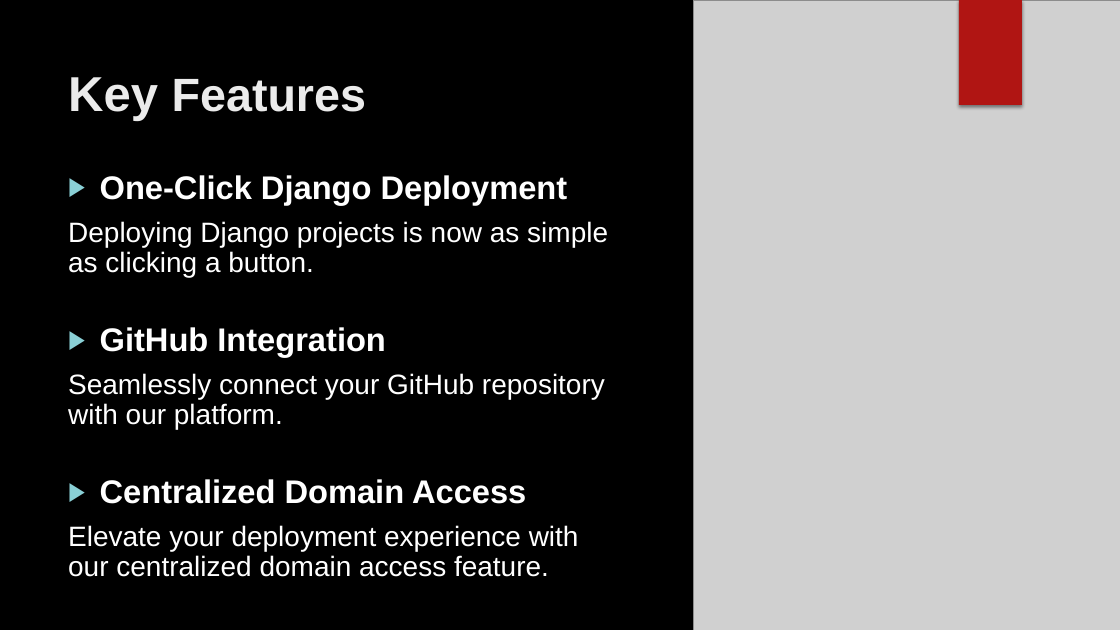
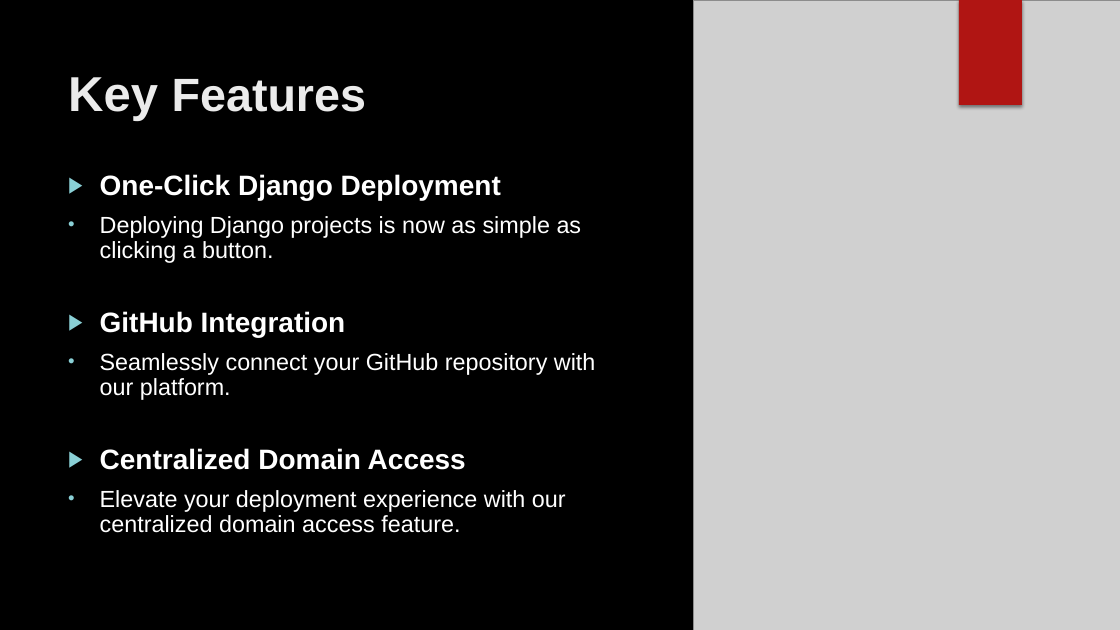
Before and after one commit to simonangel-fong/AWS_DjangoECDeployer, a slide deck: slide 3 of doc/ec-deploy.pptx. Drawn at 1120x630 pixels with LibreOffice and Linux fonts; fonts in the diff are those of the drawing; grey boxes stand for pictures; background and template pictures are left out. Boxes give left, top, right and bottom in pixels: in the first picture for what was removed or moved away, otherwise in the second. Text is boxed around its words. In the diff, an @@ line names an element or a change of style, - is before the commit and + after.

```diff
--- a/doc/ec-deploy.pptx
+++ b/doc/ec-deploy.pptx
@@ text "One-Click Django Deployment" at bbox=[100, 174, 596, 533]: size 28 to 24 pt in "One-Click Django Deployment", "GitHub Integration", "Centralized Domain Access"; size 24 to 20 pt in "Deploying Django projects is now as simple ...", "Seamlessly connect your GitHub repository with our ...", "Elevate your deployment experience with our centralized ..."; bullet none to • @@
```
Also in this commit, not shown: 8 other slides changed, 12 other files.
